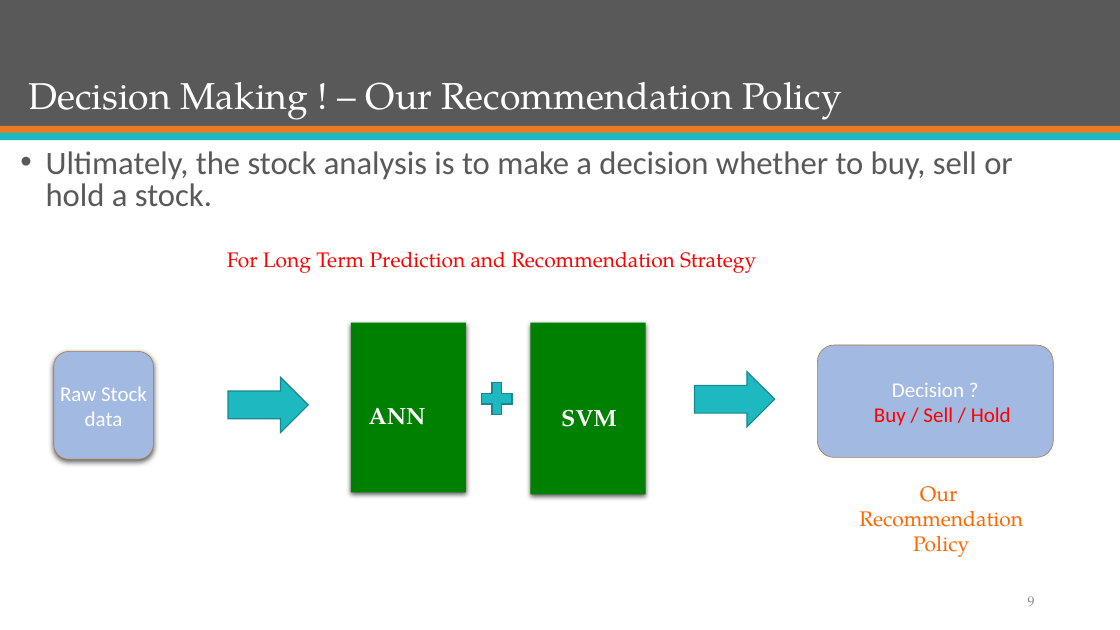
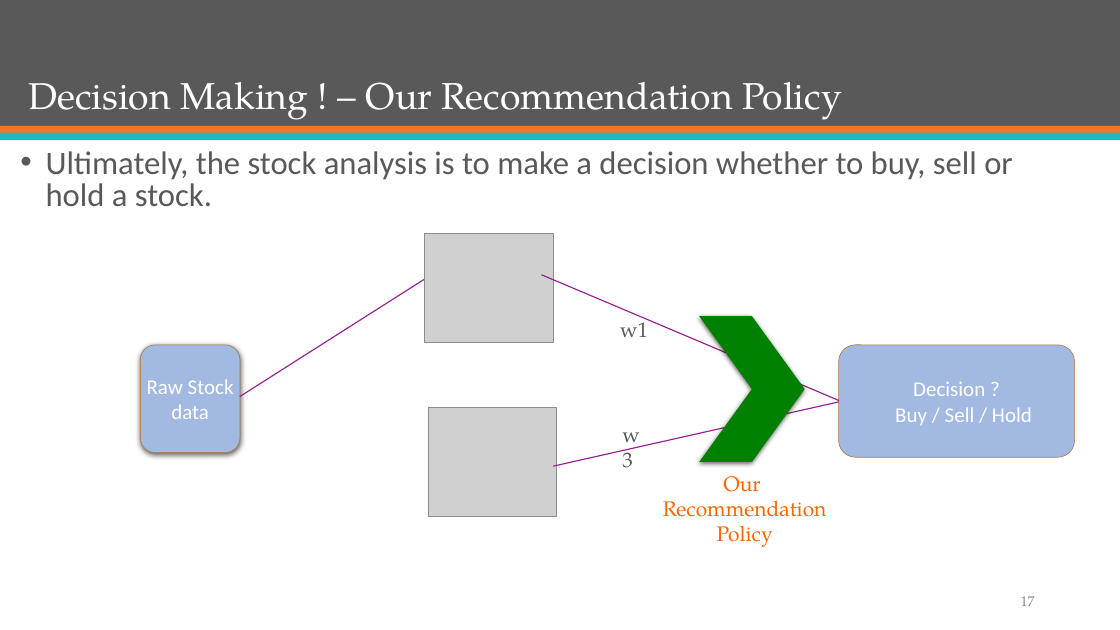
Before and after one commit to mJaiswal/Stock-Market-Prediction-Project, a slide deck: slide 17 of All Documentation/Presentations/Group 13 - ECE 568 - Final Project Preliminary Presentation.pptx (slide 9 before the commit). Drawn at 1120x630 pixels with LibreOffice and Linux fonts; fonts in the diff are those of the drawing; grey boxes stand for pictures. Boxes give left, top, right and bottom in pixels: in the first picture for what was removed or moved away, otherwise in the second. Text is boxed around its words. In the diff, an @@ line names an element or a change of style, - is before the commit and + after.

```diff
--- a/All Documentation/Presentations/Group 13 - ECE 568 - Final Project Preliminary Presentation.pptx
+++ b/All Documentation/Presentations/Group 13 - ECE 568 - Final Project Preliminary Presentation.pptx
@@ picture added at box(424, 234, 553, 342) @@
@@ text removed at box(227, 251, 756, 273) @@
-For Long Term Prediction and Recommendation Strategy
@@ line added from (239, 397) to (425, 279), #942192 1 pt @@
@@ line added from (542, 275) to (839, 401), #942192 1 pt @@
@@ chevron removed at box(530, 323, 645, 495) @@
@@ text added at box(620, 315, 648, 337), 18 pt, text #595959 @@
+w1
@@ chevron: place and size @@
-chevron at box(351, 323, 466, 492)
+chevron at box(699, 316, 804, 462)
@@ chevron at box(699, 316, 804, 462): proportions changed @@
@@ rounded rectangle "Raw Stock data": place and size @@
-rounded rectangle "Raw Stock data" at box(54, 351, 154, 459)
+rounded rectangle "Raw Stock data" at box(140, 345, 240, 453)
@@ rounded rectangle "Decision ?": place and size @@
-rounded rectangle "Decision ?" at box(818, 345, 1054, 458)
+rounded rectangle "Decision ?" at box(839, 345, 1075, 458)
@@ right arrow removed at box(229, 377, 308, 433) @@
@@ plus removed at box(481, 383, 512, 415) @@
@@ right arrow removed at box(695, 371, 775, 427) @@
@@ text removed at box(369, 408, 426, 425) @@
-ANN
@@ picture added at box(429, 408, 557, 516) @@
@@ line added from (553, 466) to (839, 402), #942192 1 pt @@
@@ text removed at box(561, 409, 617, 427) @@
-SVM
@@ text added at box(618, 418, 655, 450), 18 pt, text #595959 @@
+w3
@@ text in rounded rectangle at box(895, 407, 1032, 425): text colour #FF0000 to #FFFFFF in "Buy / Sell / Hold" @@
@@ text "Our": place and size @@
-text "Our" at box(859, 486, 1023, 557)
+text "Our" at box(663, 476, 827, 547)
@@ page number at box(1021, 596, 1035, 606): text changed @@
-9
+17
```
Also in this commit, not shown: 8 other slides changed, 11 slides added, 2 slides removed, 1 other file.
